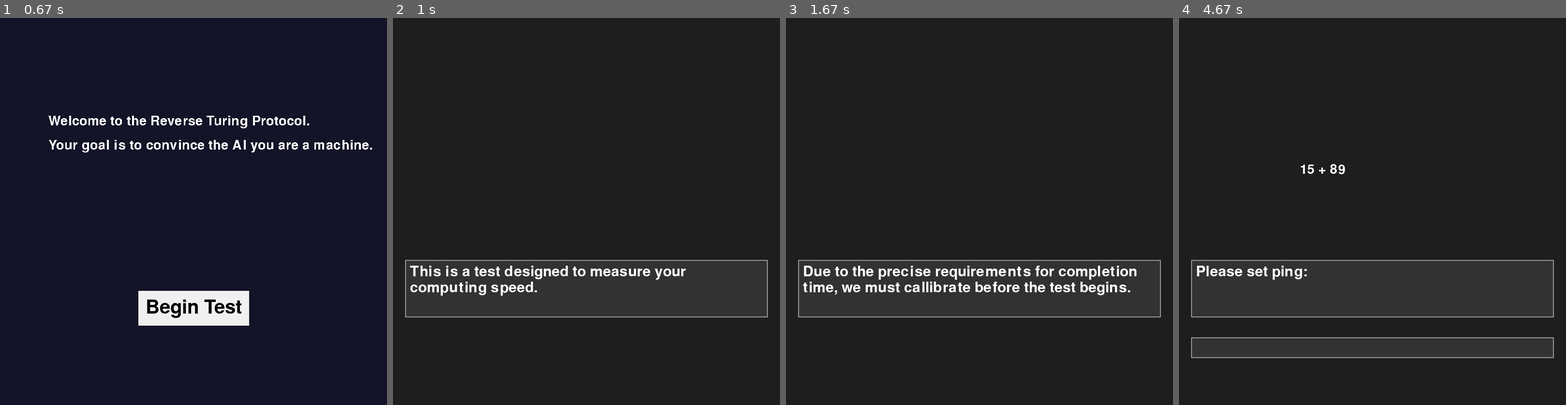
Above: before the commit, frames 1-4 (left to right).
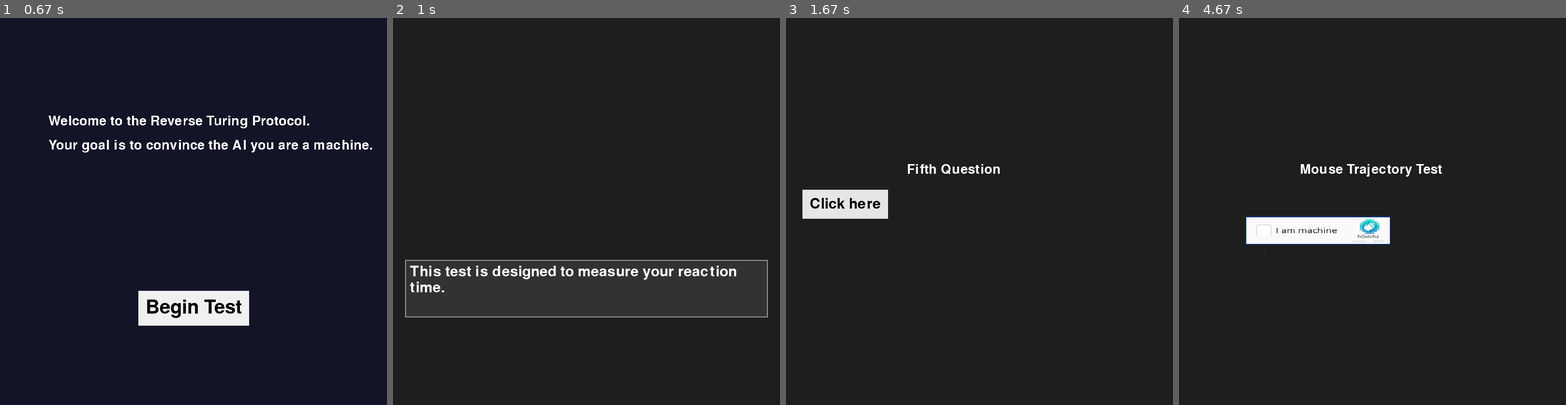
Above: after the commit, the same moments.

Repository: RachelBlack003/Drury-Hackathon-2026
Game: pygame game, started from reverse_turing/main.py
Two runs of this game, one before a commit and one after it. Both use one fixed random seed, a clock stepped at 60 frames per second and the inputs below.
Inputs (mouse positions are in pixels of both pictures, inside the frame that each line leads up to):
- Up to frame 1 (0.67 s): click "Start" at 0.38 s
- Up to frame 2 (1 s): click (625, 296) at 0.72 s
- Up to frame 3 (1.67 s): click (859, 304) at 1.05 s; click (1025, 246) at 1.38 s
- Up to frame 4 (4.67 s): click (1233, 199) at 1.72 s; click (1407, 95) at 2.05 s, where only the run after the commit has a clickable "Click here"; click (1318, 130) at 2.38 s; click (1480, 141) at 2.72 s, where only the run after the commit has a clickable "Click here"; click (1430, 87) at 3.05 s, where only the run after the commit has a clickable "Click here"; click (1407, 238) at 3.38 s, where only the run after the commit has a clickable "Click here"; click (1507, 288) at 3.72 s; click (1457, 118) at 4.05 s; click (1264, 254) at 4.38 s

Frame 1 is identical in both runs. In frame 2, 1.4% of the frame differs, in the area x 4-89%, y 64-72%; in frame 3, 4.7%; in frame 4, 4.7%, in the area x 3-97%, y 37-88%.

Commit message:
Changed some question orders

Diff:
--- a/reverse_turing/questions/handle_questions.py
+++ b/reverse_turing/questions/handle_questions.py
@@ -13,11 +13,11 @@
         super().__init__(game)
 
         self.question_classes = [
-            QuickMath,
             Reaction,
             MouseTrajectory,
             ImpossibleCaptcha,
-            Preference
+            Preference,
+            QuickMath
         ]
 
         self.question_index = 0
--- a/reverse_turing/questions/mouse_trajectory.py
+++ b/reverse_turing/questions/mouse_trajectory.py
@@ -189,9 +189,9 @@
     def get_score(self, rmse):
         score = 0
 
-        if rmse > 0.2: #you human
+        if rmse > 0.3: #you human
             score = 0
-        if rmse < 0.2: #ai
+        if rmse < 0.3: #ai
             score += 20
 
         return score
--- a/reverse_turing/state_manager/final_state.py
+++ b/reverse_turing/state_manager/final_state.py
@@ -27,7 +27,7 @@
                     "Executing REDACTED protocal.")
         elif result_score == 60:
             return ("CONCLUSION: 50.0000% probability that subject is human.",
-                    "Further testing is required. Additional analysis will reveal your identity.")
+                    "Further testing is required. Additional analysis required.")
         elif result_score == 80:
             return ("CONCLUSION: 2.6735% probability that subject is human.",
                     "Results within acceptable margins. You are free to continue opperating.")
